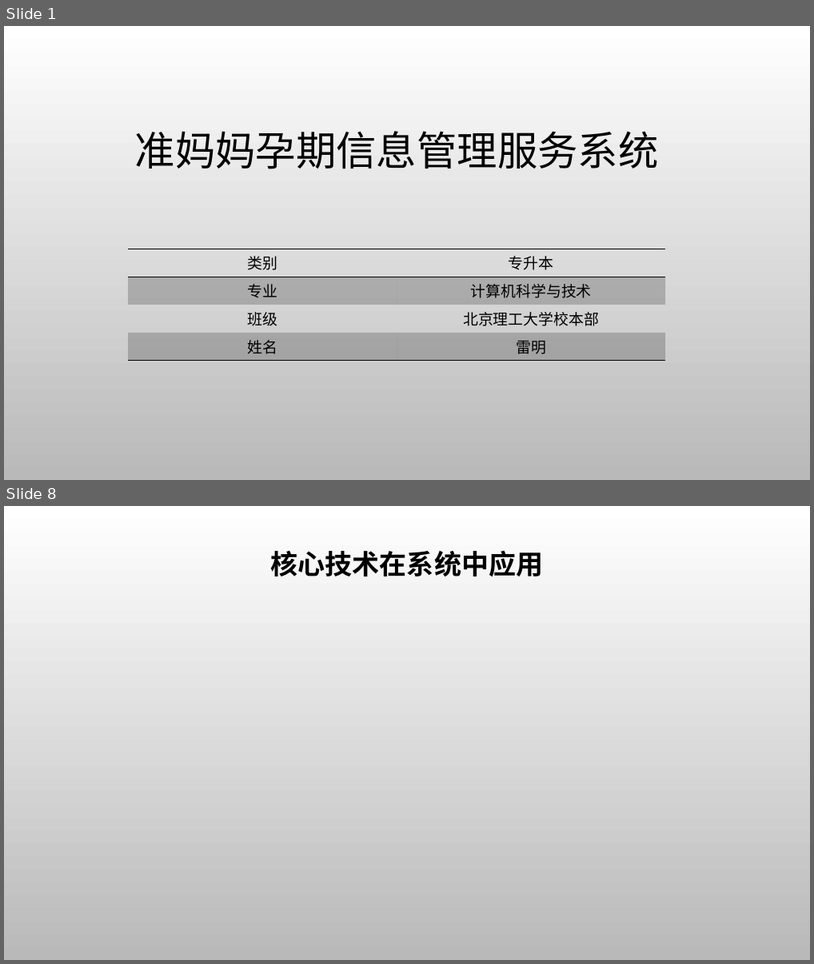
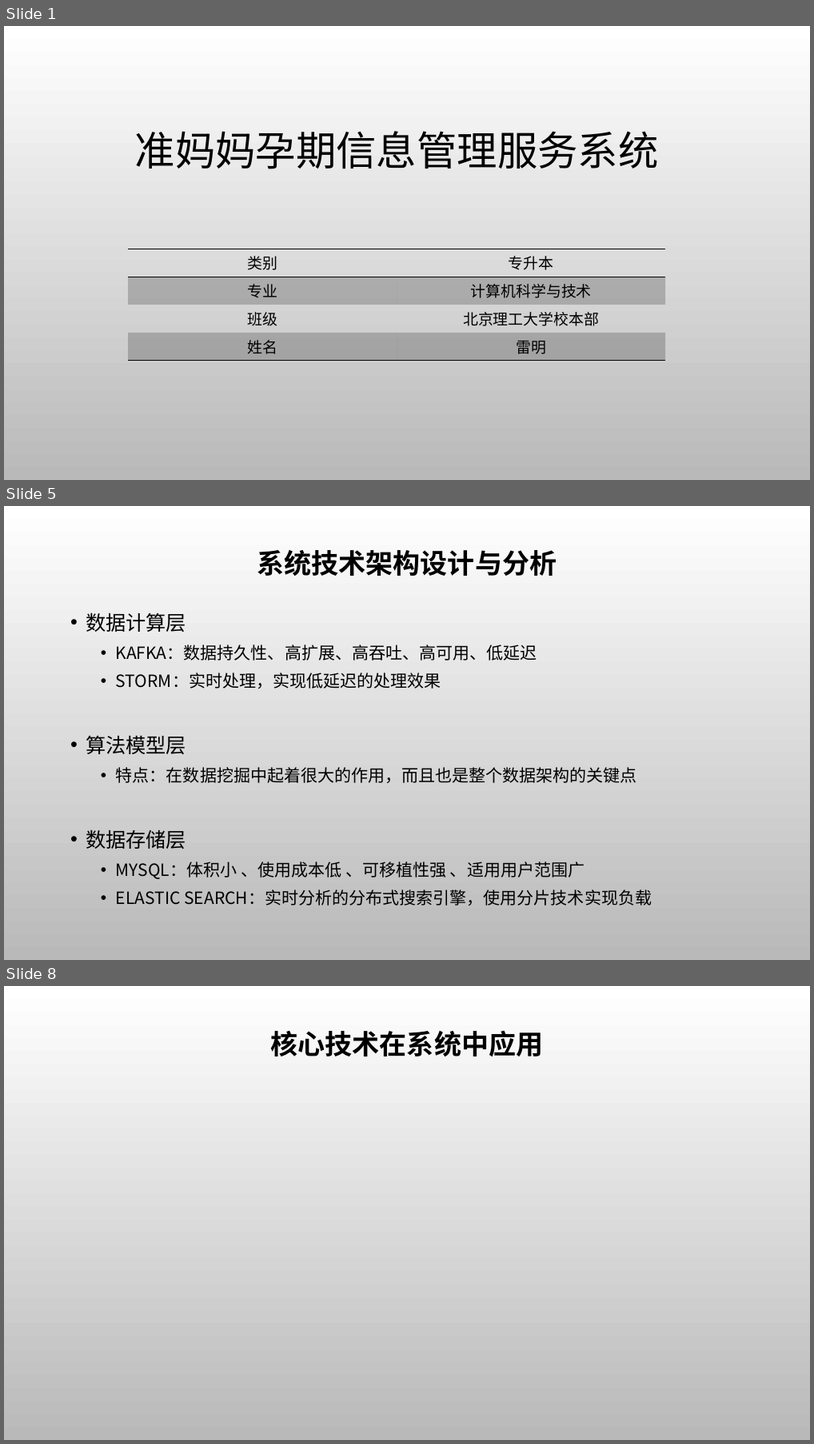
Before and after one commit to ThunderboltLei/BitExams, a slide deck: graduation_design/my_paper/计算机-雷明-毕业答辩.pptx. Shown one above the other, each under a label of ours: slides 1 and 8 before the commit, slides 1, 5 and 8 after it; the slides between them are not shown. The pictures are 814x964 and 814x1444 pixels, drawn with LibreOffice and Linux fonts; fonts in the diff are those of the drawing; grey boxes stand for pictures; background and template pictures are left out. Boxes give left, top, right and bottom in pixels: in the first picture for what was removed or moved away, otherwise in the second. Text is boxed around its words. In the diff, an @@ line names an element or a change of style, - is before the commit and + after.

```diff
--- a/graduation_design/my_paper/计算机-雷明-毕业答辩.pptx
+++ b/graduation_design/my_paper/计算机-雷明-毕业答辩.pptx
@@ slide 5 added at bbox=[4, 506, 810, 960], background picture (left out) @@
@@ title added at bbox=[258, 550, 557, 576], 32.4 pt, text #000000, bold @@
+系统技术架构设计与分析
@@ text added at bbox=[86, 612, 652, 905], 20 pt, text #000000 @@
+• 数据计算层
+  • KAFKA：数据持久性、高扩展、高吞吐、高可用、低延迟
+  • STORM：实时处理，实现低延迟的处理效果
+• 算法模型层
+  • 特点：在数据挖掘中起着很大的作用，而且也是整个数据架构的关键点
+• 数据存储层
+  • MYSQL：体积小 、使用成本低 、可移植性强 、适用用户范围广
+  • ELASTIC SEARCH：实时分析的分布式搜索引擎，使用分片技术实现负载
```
Also in this commit, not shown: 8 slides changed, 1 other slide added, 2 slides removed.
